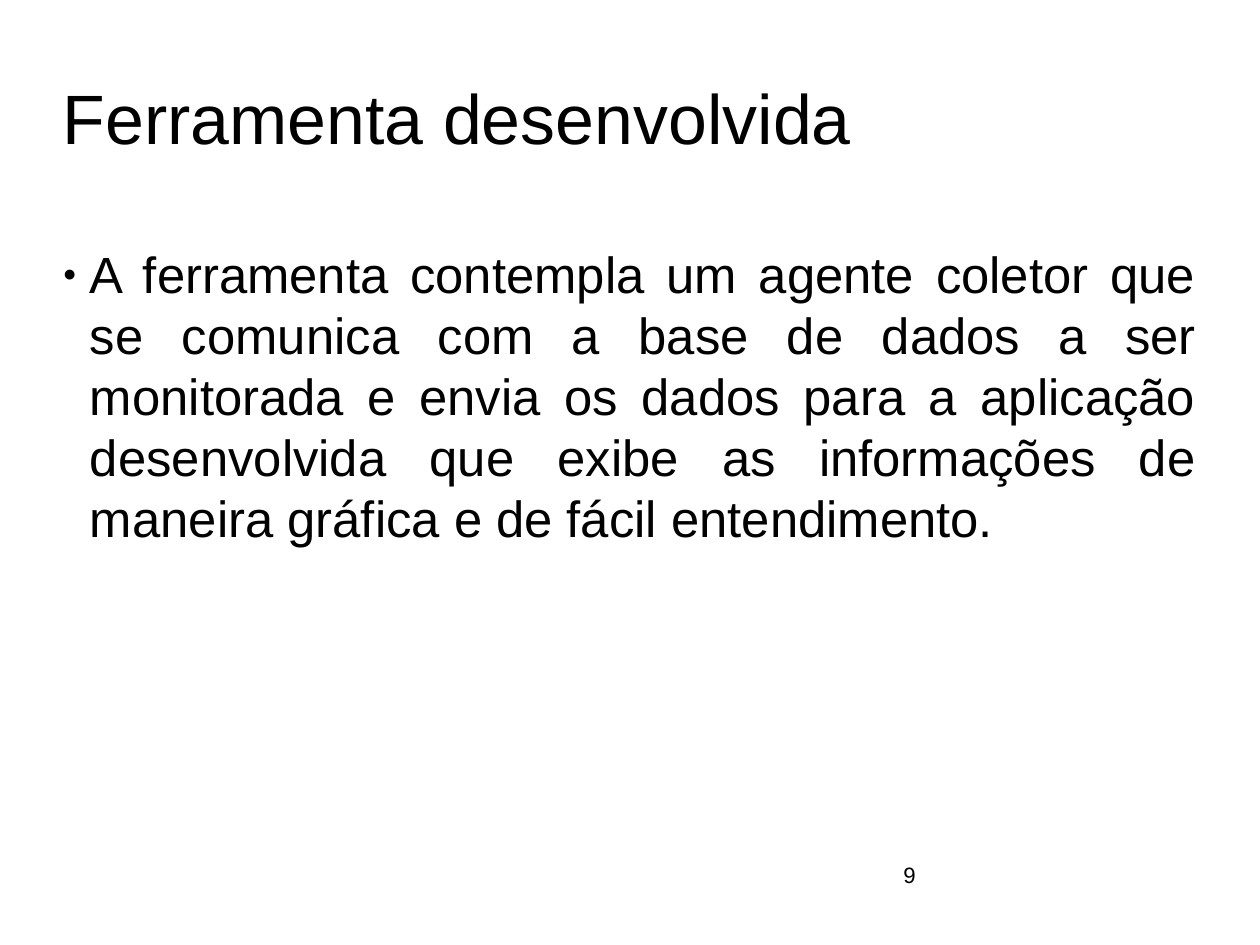
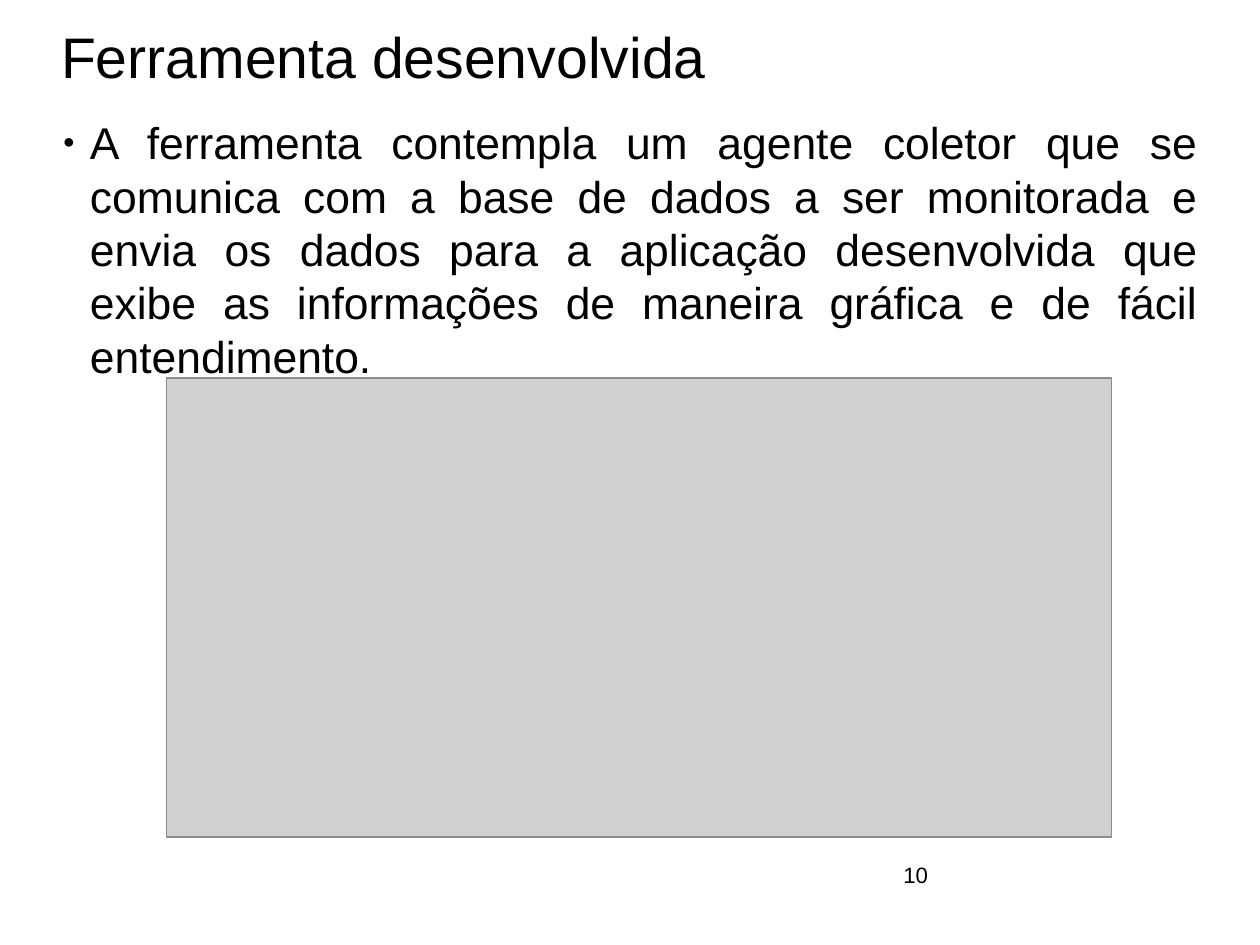
Before and after one commit to ftomasini/smdb, a slide deck: slide 10 of Documentos/FTOMASINI/FINAL/APRESENTACAO.odp (slide 9 before the commit). Drawn at 1260x945 pixels with LibreOffice and Linux fonts; fonts in the diff are those of the drawing; grey boxes stand for pictures; background and template pictures are left out. Boxes give left, top, right and bottom in pixels: in the first picture for what was removed or moved away, otherwise in the second. Text is boxed around its words. In the diff, an @@ line names an element or a change of style, - is before the commit and + after.

```diff
--- a/Documentos/FTOMASINI/FINAL/APRESENTACAO.odp
+++ b/Documentos/FTOMASINI/FINAL/APRESENTACAO.odp
@@ title "Ferramenta desenvolvida": place and size @@
-title "Ferramenta desenvolvida" at bbox=[63, 93, 851, 145]
+title "Ferramenta desenvolvida" at bbox=[61, 36, 706, 79]
@@ title "Ferramenta desenvolvida" at bbox=[61, 36, 706, 79]: size 44 to 36 pt @@
@@ subtitle "A ferramenta contempla um agente ...": place and size @@
-subtitle "A ferramenta contempla um agente ..." at bbox=[90, 256, 1196, 548]
+subtitle "A ferramenta contempla um agente ..." at bbox=[90, 126, 1197, 382]
@@ subtitle "A ferramenta contempla um agente ..." at bbox=[90, 126, 1197, 382]: size 32 to 28 pt @@
@@ picture added at bbox=[167, 378, 1113, 838] @@
@@ page number at bbox=[903, 867, 928, 884]: text changed @@
-9
+10
```
Also in this commit, not shown: 12 other slides changed, 12 slides added, 12 slides removed, 3 other files.
